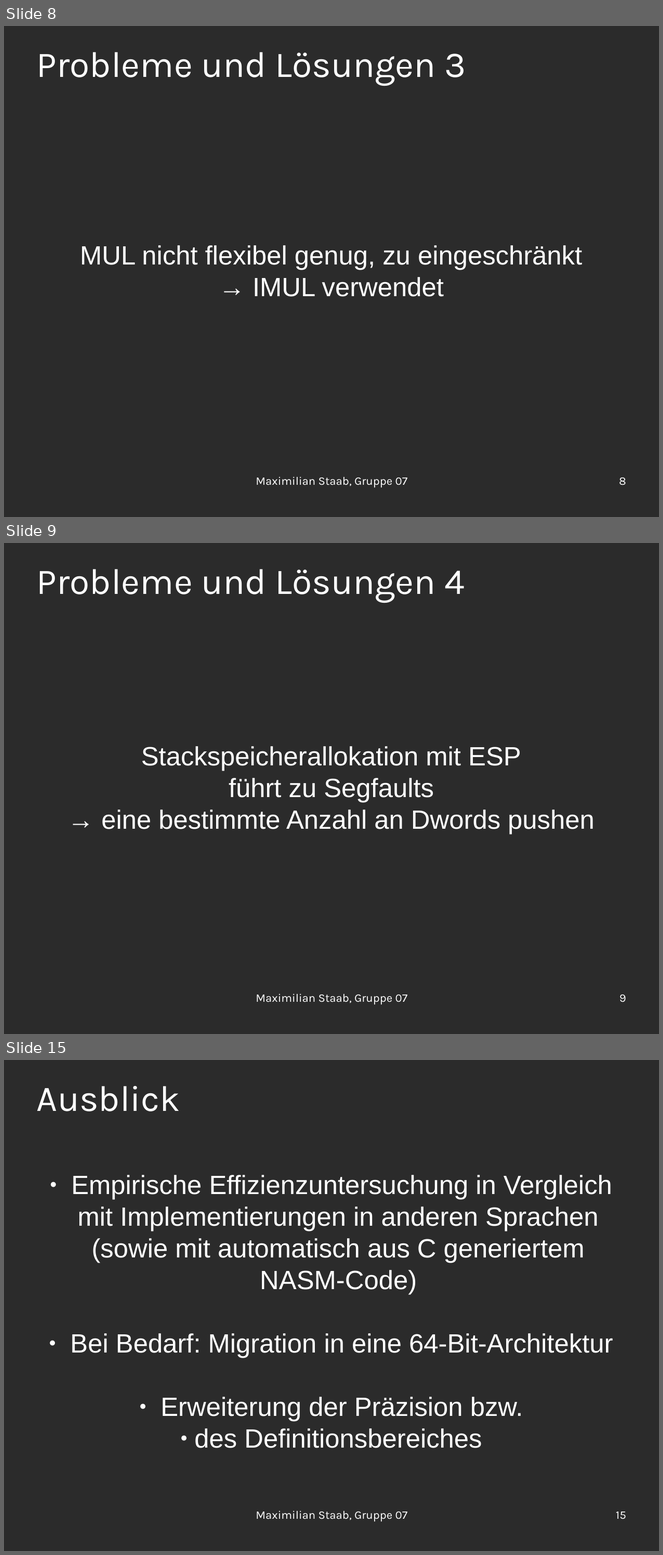
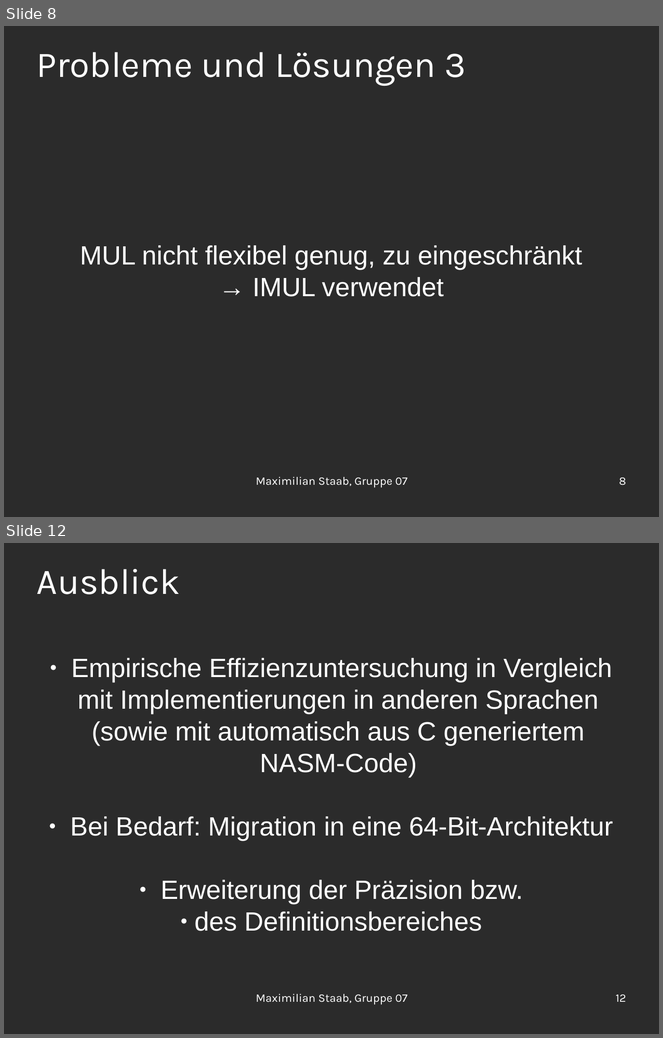
Before and after one commit to OrestTa/etip, a slide deck: Projekt2/Protokolle/verlauf2.odp. Shown one above the other, each under a label of ours: slides 8, 9 and 15 before the commit, slides 8 and 12 after it; the slides between them are not shown. The pictures are 663x1555 and 663x1038 pixels, drawn with LibreOffice and Linux fonts; fonts in the diff are those of the drawing; background and template pictures are left out; a plain dark background stands for a picture behind light text. Boxes give left, top, right and bottom in pixels: in the first picture for what was removed or moved away, otherwise in the second. Text is boxed around its words. In the diff, an @@ line names an element or a change of style, - is before the commit and + after.

```diff
--- a/Projekt2/Protokolle/verlauf2.odp
+++ b/Projekt2/Protokolle/verlauf2.odp
@@ slide 9 removed at (4,543,659,1034), background picture (left out) @@
@@ title removed at (37,569,465,603) @@
-Probleme und Lösungen 4
@@ subtitle removed at (101,746,595,835) @@
-Stackspeicherallokation mit ESP
-führt zu Segfaults
-→ eine bestimmte Anzahl an Dwords pushen
@@ text removed at (256,994,408,1005) @@
-Maximilian Staab, Gruppe 07
@@ page number removed at (620,995,626,1003) @@
-9
@@ what was slide 15 is now slide 12 @@
@@ page number at (616,995,626,1002): text changed @@
-15
+12
```
Also in this commit, not shown: 3 slides changed, 2 other slides removed.
